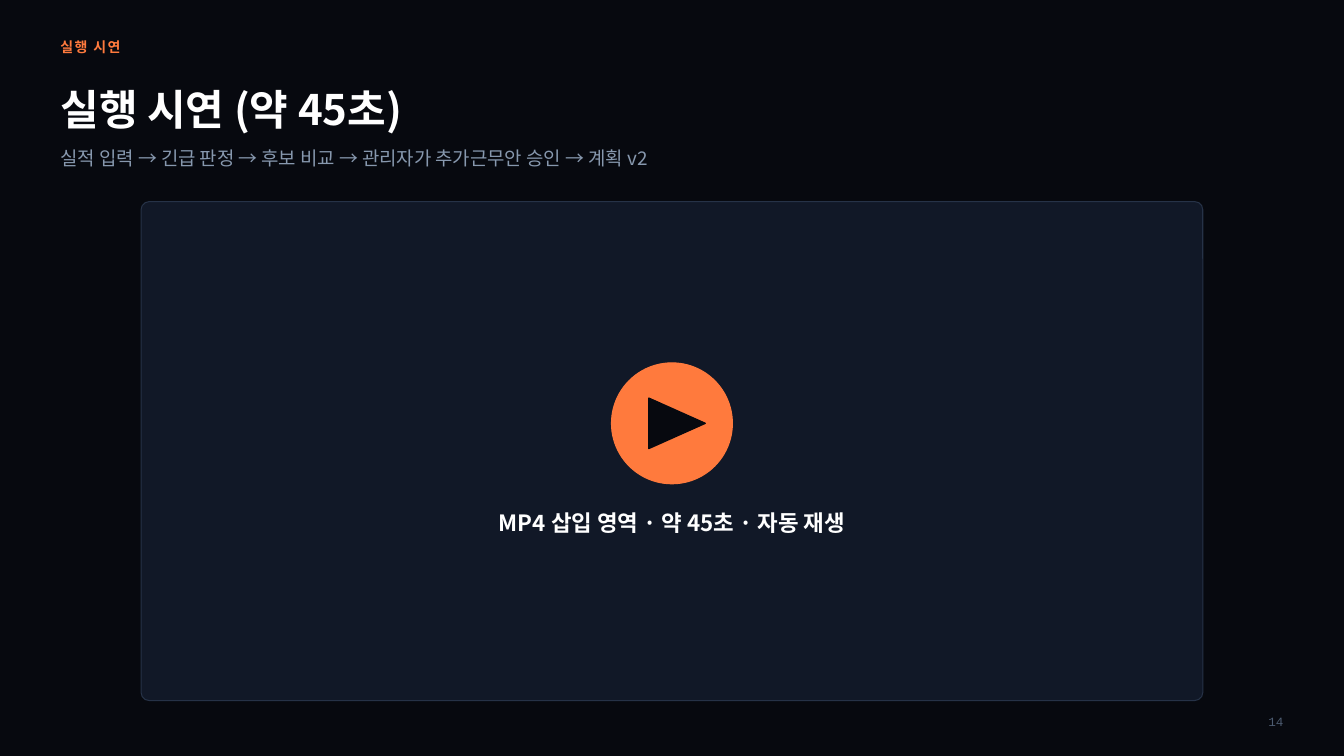
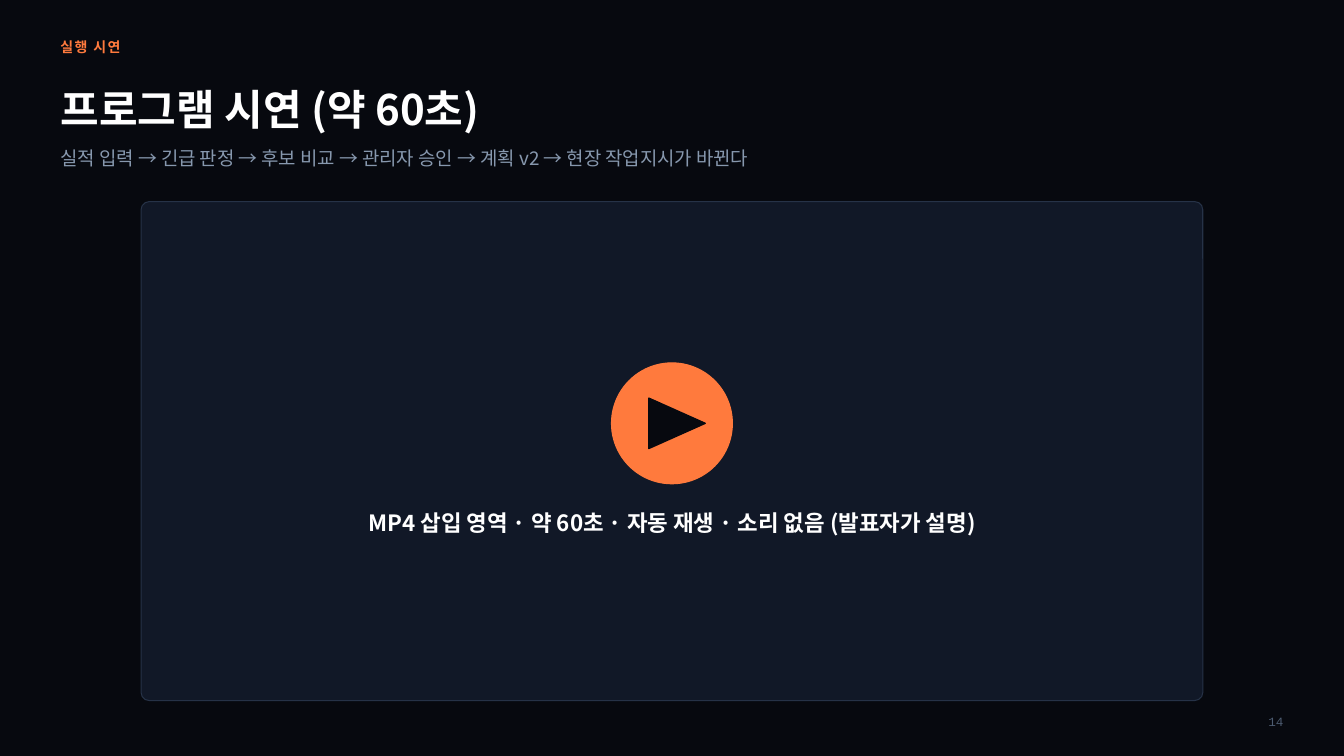
Before and after one commit to ricetablehyun/project4_manufacturing_logic, a slide deck: slide 14 of docs/final/presentation/공프4_기말발표_PPT_백업_점이동없음.pptx. Drawn at 1344x756 pixels with LibreOffice and Linux fonts; fonts in the diff are those of the drawing. Boxes give left, top, right and bottom in pixels: in the first picture for what was removed or moved away, otherwise in the second. Text is boxed around its words. In the diff, an @@ line names an element or a change of style, - is before the commit and + after.

```diff
--- a/docs/final/presentation/공프4_기말발표_PPT_백업_점이동없음.pptx
+++ b/docs/final/presentation/공프4_기말발표_PPT_백업_점이동없음.pptx
@@ text at (60,89,479,134): text changed @@
-실행 시연 (약 45초)
+프로그램 시연 (약 60초)
@@ text at (60,149,748,167): text changed @@
-실적 입력 → 긴급 판정 → 후보 비교 → 관리자가 추가근무안 승인 → 계획 v2
+실적 입력 → 긴급 판정 → 후보 비교 → 관리자 승인 → 계획 v2 → 현장 작업지시가 바뀐다
@@ text at (368,512,976,536): text changed @@
-MP4 삽입 영역 · 약 45초 · 자동 재생
+MP4 삽입 영역 · 약 60초 · 자동 재생 · 소리 없음 (발표자가 설명)
```
Also in this commit, not shown: 21 other slides changed, 10 other files.
